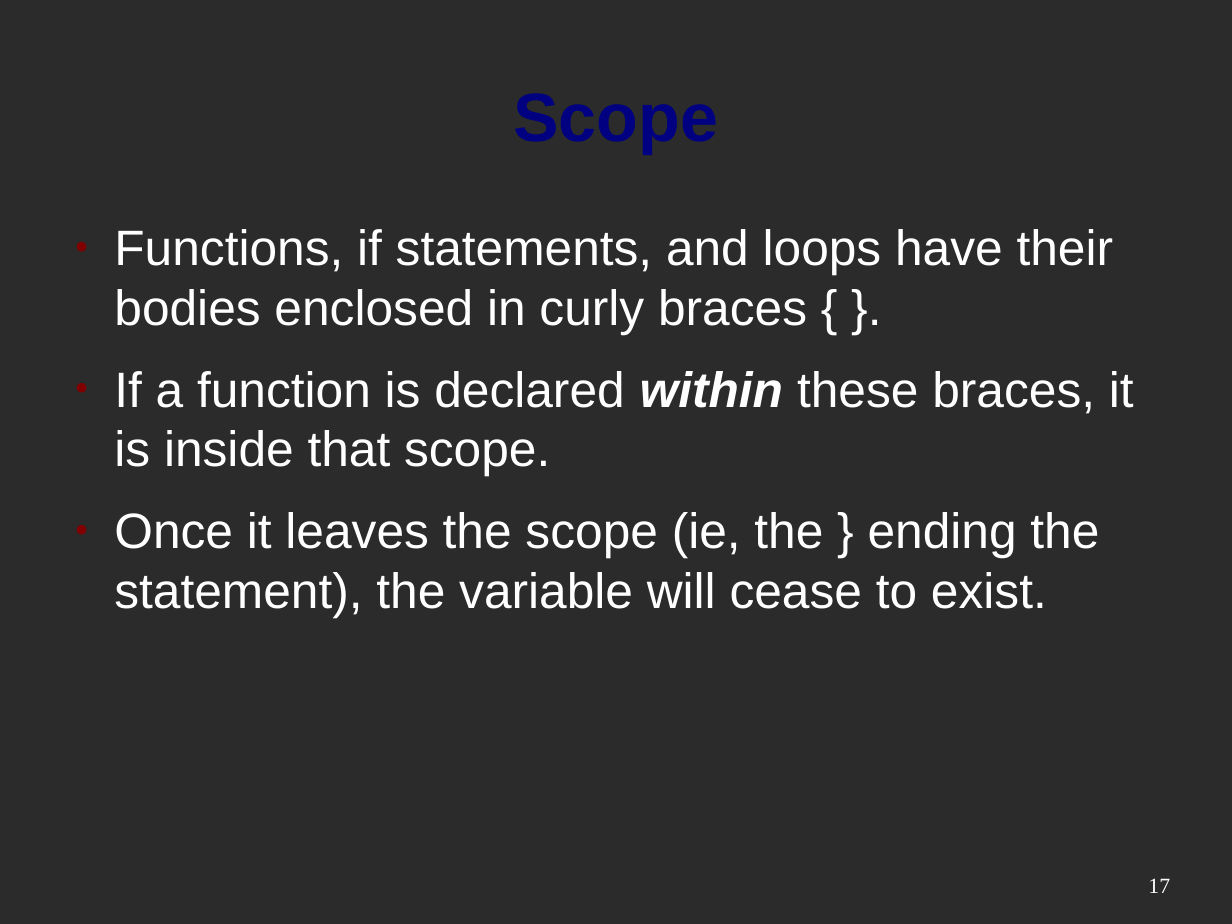
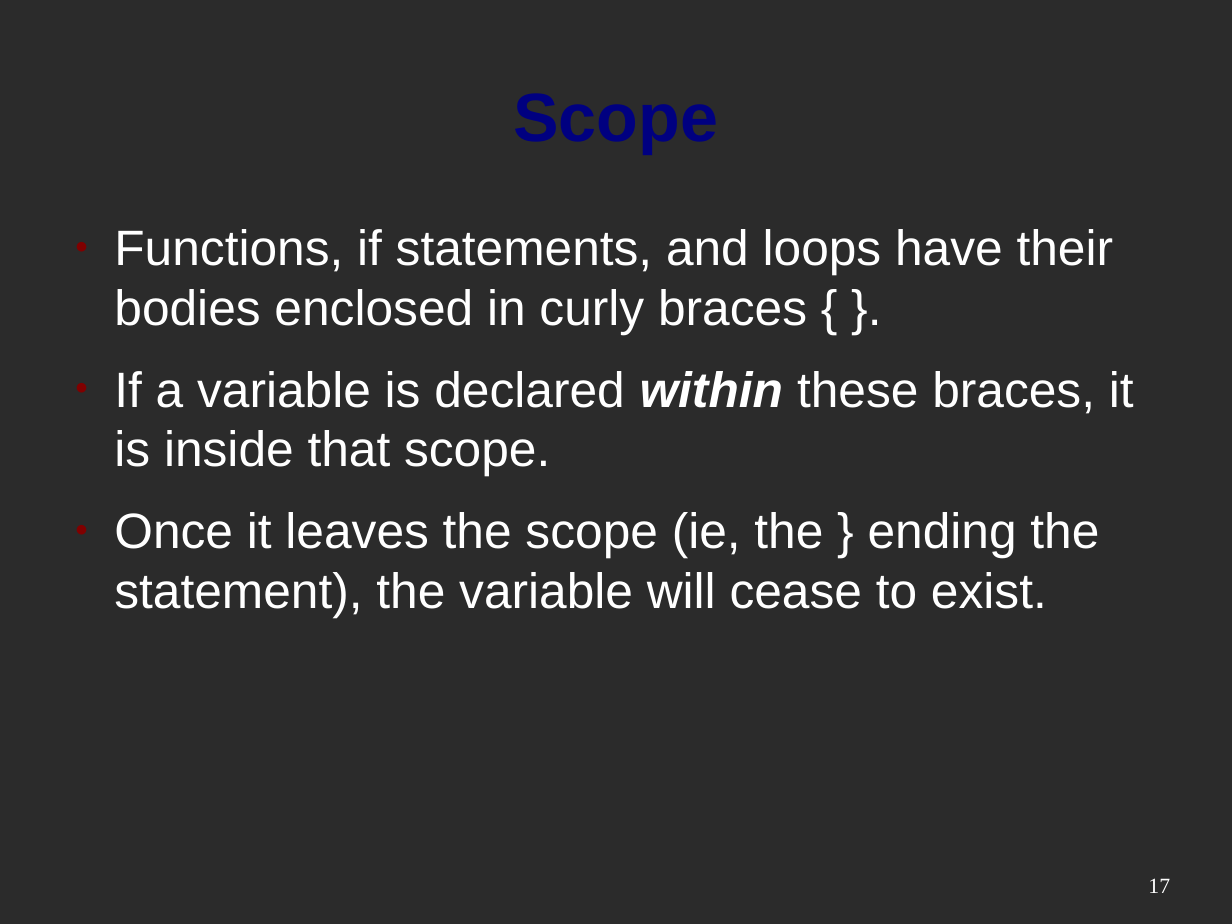
Before and after one commit to mactwist555/CPP-Course, a slide deck: slide 17 of Week 02/1 Function Basics.odp. Drawn at 1232x924 pixels with LibreOffice and Linux fonts; fonts in the diff are those of the drawing; background and template pictures are left out; a plain dark background stands for a picture behind light text. Boxes give left, top, right and bottom in pixels: in the first picture for what was removed or moved away, otherwise in the second. Text is boxed around its words. In the diff, an @@ line names an element or a change of style, - is before the commit and + after.

```diff
--- a/Week 02/1 Function Basics.odp
+++ b/Week 02/1 Function Basics.odp
@@ text at (x1=114, y1=371, x2=1134, y2=467): text changed @@
-● If a function is declared within these braces, it is inside that scope.
+● If a variable is declared within these braces, it is inside that scope.
```
Also in this commit, not shown: 1 other slide changed, 7 other files.
